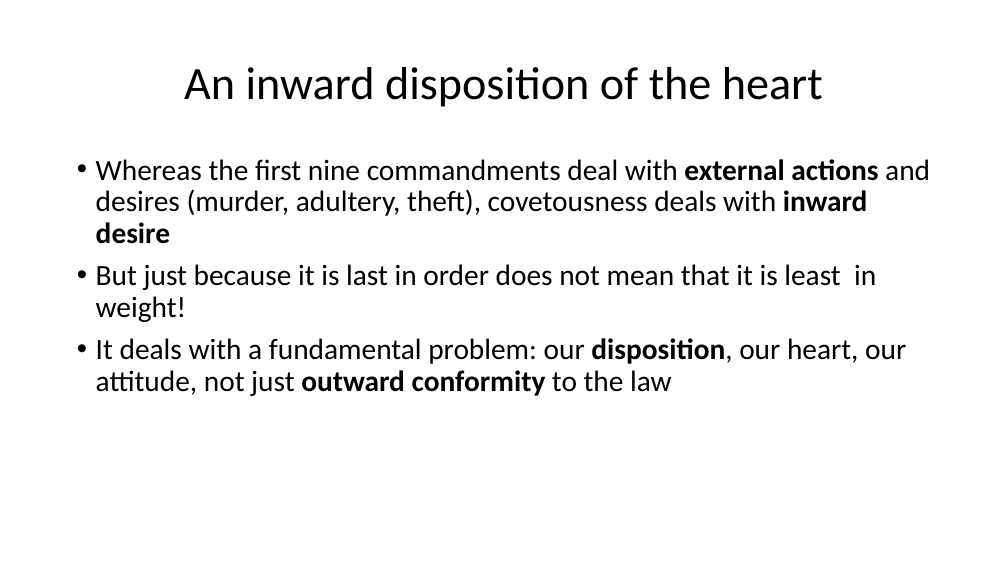
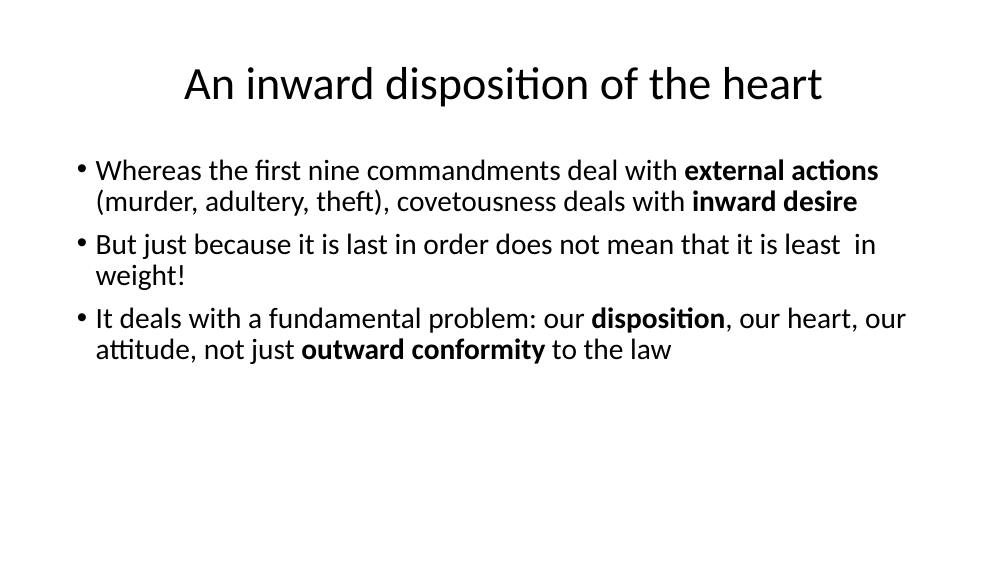
Before and after one commit to csmatyi/calvary_sunday_school, a slide deck: slide 7 of WSC79-81_211121.pptx. Drawn at 1008x567 pixels with LibreOffice and Linux fonts; fonts in the diff are those of the drawing. Boxes give left, top, right and bottom in pixels: in the first picture for what was removed or moved away, otherwise in the second. Text is boxed around its words. In the diff, an @@ line names an element or a change of style, - is before the commit and + after.

```diff
--- a/WSC79-81_211121.pptx
+++ b/WSC79-81_211121.pptx
@@ text at [96, 159, 878, 216]: text changed @@
-• Whereas the first nine commandments deal with external actions and desires (murder, adultery, theft), covetousness deals with inward desire
+• Whereas the first nine commandments deal with external actions (murder, adultery, theft), covetousness deals with inward desire
```
Also in this commit, not shown: 11 other slides changed.
